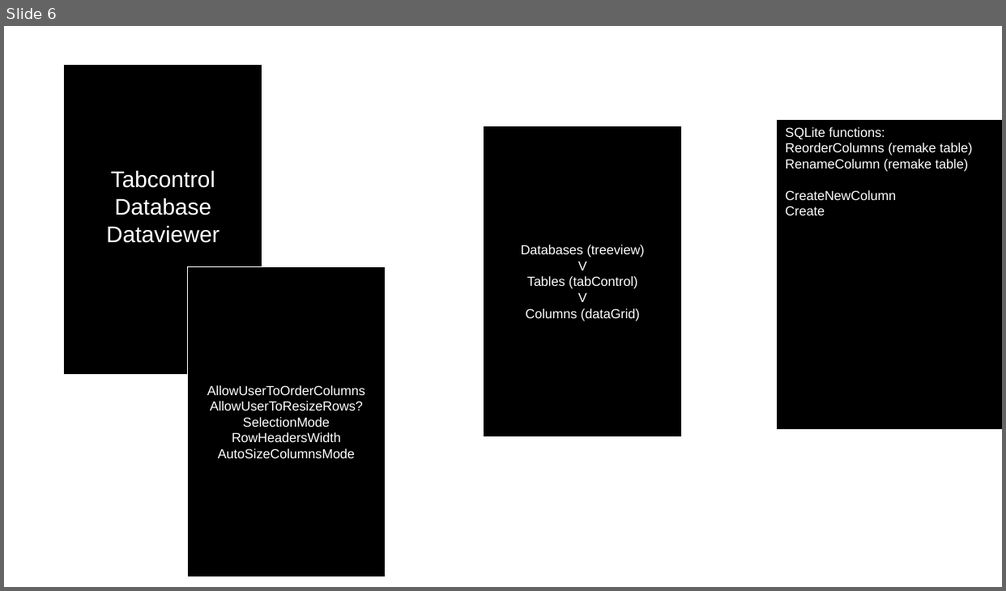
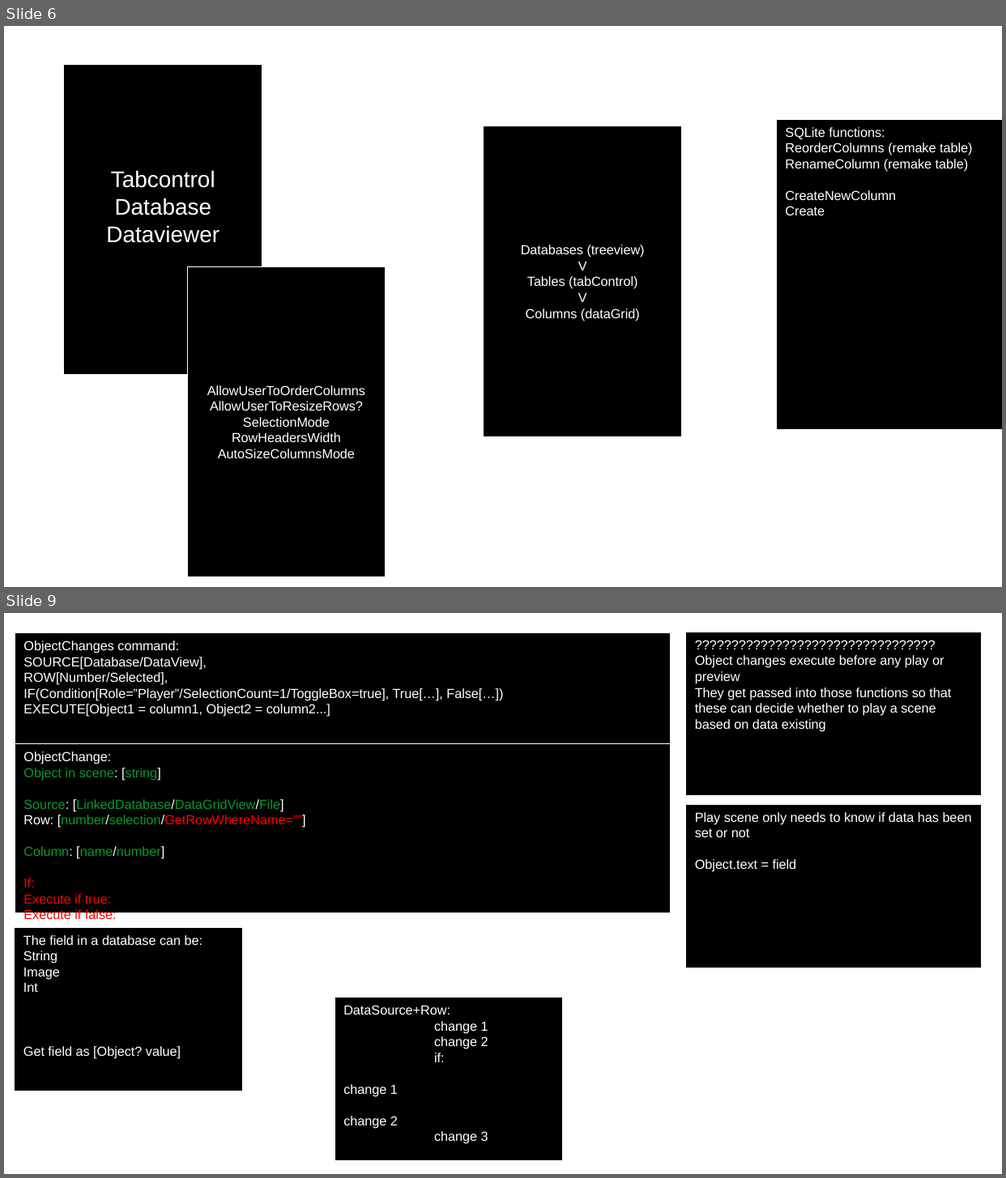
Before and after one commit to Uviloc/Operators_Solution, a slide deck: Connection/Uncompiled_Files/Project Structure.odp. Shown one above the other, each under a label of ours: slide 6 before the commit, slides 6 and 9 after it; the slides between them are not shown. The pictures are 1006x591 and 1006x1178 pixels, drawn with LibreOffice and Linux fonts; fonts in the diff are those of the drawing. Boxes give left, top, right and bottom in pixels: in the first picture for what was removed or moved away, otherwise in the second. Text is boxed around its words. In the diff, an @@ line names an element or a change of style, - is before the commit and + after.

```diff
--- a/Connection/Uncompiled_Files/Project Structure.odp
+++ b/Connection/Uncompiled_Files/Project Structure.odp
@@ slide 9 added at bbox=[4, 613, 1002, 1174], background #FFFFFF @@
@@ rectangle added at bbox=[15, 633, 671, 797], fill #000000, outline #FFFFFF 0 pt, 10.5 pt, text #FFFFFF @@
+ObjectChanges command:
+SOURCE[Database/DataView],
+ROW[Number/Selected],
+IF(Condition[Role=”Player”/SelectionCount=1/ToggleBox=true], True[…], False[…])
+EXECUTE[Object1 = column1, Object2 = column2...]
@@ rectangle added at bbox=[686, 632, 982, 796], fill #000000, outline #FFFFFF 0 pt, 10.5 pt, text #FFFFFF @@
+?????????????????????????????????
+Object changes execute before any play or preview
+They get passed into those functions so that these can decide whether to play a scene based on data existing
@@ rectangle added at bbox=[15, 744, 671, 914], fill #000000, outline #FFFFFF 0 pt, 10.5 pt, text #069A2E @@
+ObjectChange:
+Object in scene: [string]
+Source: [LinkedDatabase/DataGridView/File]
+Row: [number/selection/GetRowWhereName=””]
+Column: [name/number]
+If:
+Execute if true:
+Execute if false:
@@ rectangle added at bbox=[686, 805, 982, 969], fill #000000, outline #FFFFFF 0 pt, 10.5 pt, text #FFFFFF @@
+Play scene only needs to know if data has been set or not
+Object.text = field
@@ rectangle added at bbox=[15, 928, 243, 1092], fill #000000, outline #FFFFFF 0 pt, 10.5 pt, text #FFFFFF @@
+The field in a database can be:
+String
+Image
+Int
+Get field as [Object? value]
@@ rectangle added at bbox=[334, 998, 563, 1161], fill #000000, outline #FFFFFF 0 pt, 10.5 pt, text #FFFFFF @@
+DataSource+Row:
+change 1
+change 2
+if:
+change 1
+change 2
+change 3
```
Also in this commit, not shown: 1 slide changed, 1 other slide added, 19 other files.
